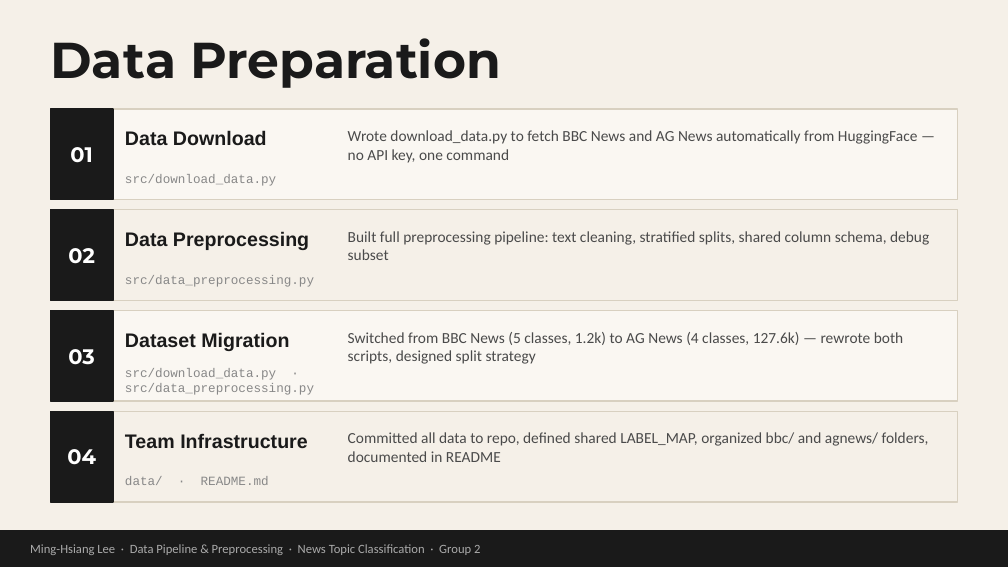
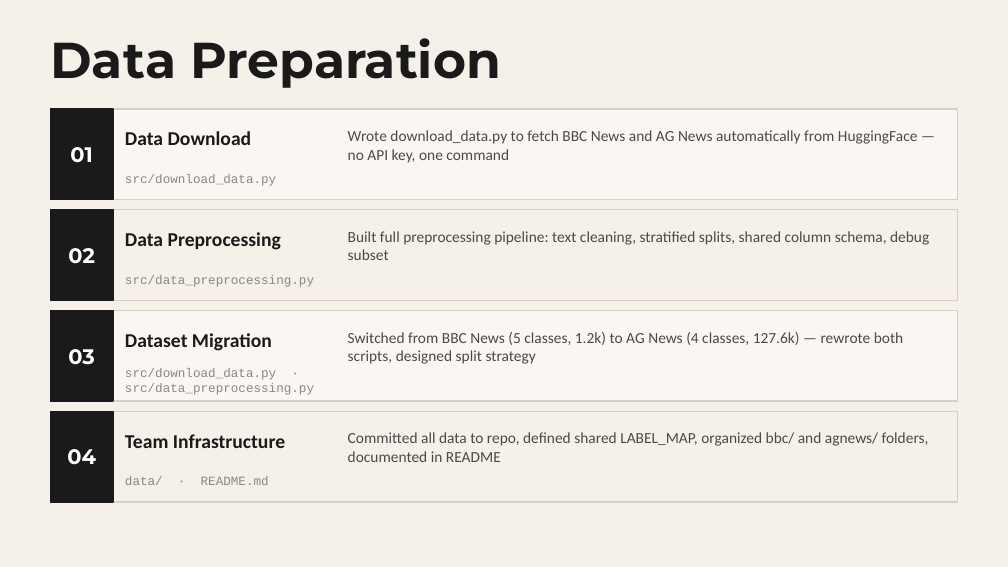
Before and after one commit to mhleethomas/News_Topic_Classification, a slide deck: slide 2 of thomas_presentation.pptx. Drawn at 1008x567 pixels with LibreOffice and Linux fonts; fonts in the diff are those of the drawing. Boxes give left, top, right and bottom in pixels: in the first picture for what was removed or moved away, otherwise in the second. Text is boxed around its words. In the diff, an @@ line names an element or a change of style, - is before the commit and + after.

```diff
--- a/thomas_presentation.pptx
+++ b/thomas_presentation.pptx
@@ font Arial to Calibri in 4 elements at (125, 131, 252, 145), (125, 232, 281, 250), (125, 333, 272, 351), (125, 434, 285, 448) @@
@@ rectangle removed at (0, 531, 1008, 566) @@
@@ text removed at (30, 544, 480, 555) @@
-Ming-Hsiang Lee · Data Pipeline & Preprocessing · News Topic Classification · Group 2
```
Also in this commit, not shown: 7 other slides changed, 1 slide removed.
